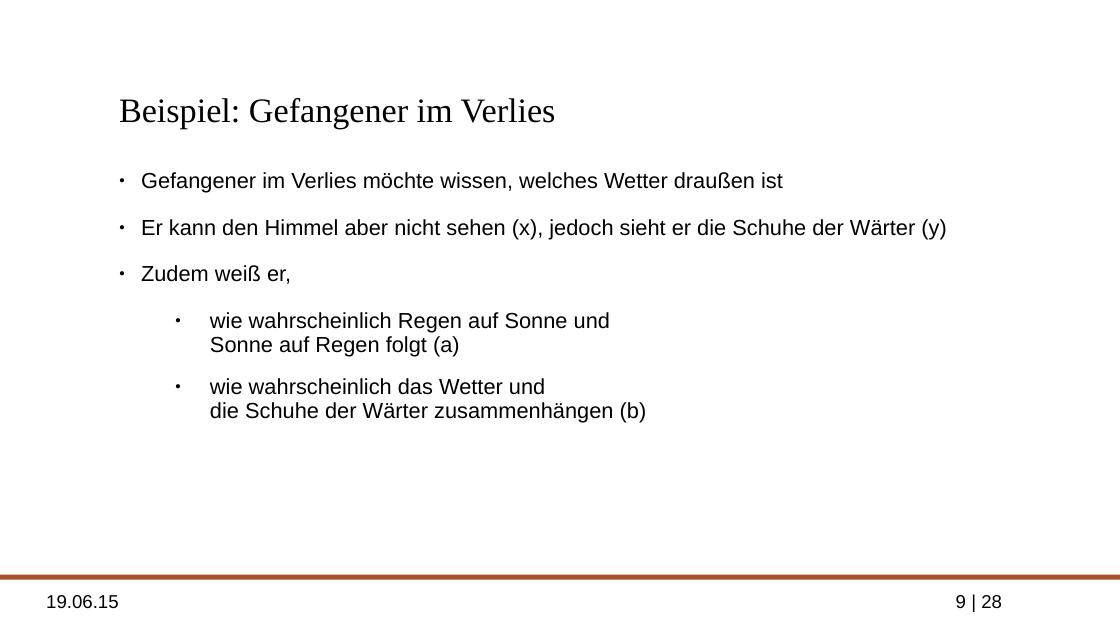
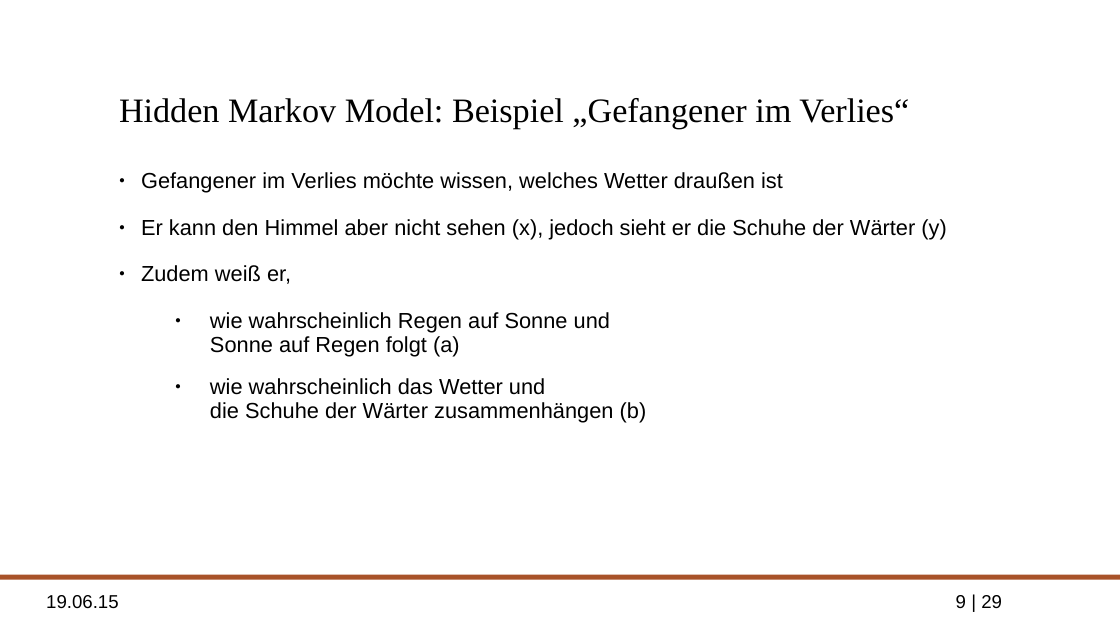
Before and after one commit to ppasler/Formale-Methoden-HMM, a slide deck: slide 9 of presentation/hidden_markov_pasler.odp. Drawn at 1120x630 pixels with LibreOffice and Linux fonts; fonts in the diff are those of the drawing; background and template pictures are left out. Boxes give left, top, right and bottom in pixels: in the first picture for what was removed or moved away, otherwise in the second. Text is boxed around its words. In the diff, an @@ line names an element or a change of style, - is before the commit and + after.

```diff
--- a/presentation/hidden_markov_pasler.odp
+++ b/presentation/hidden_markov_pasler.odp
@@ title at [119,98,909,129]: text changed @@
-Beispiel: Gefangener im Verlies
+Hidden Markov Model: Beispiel „Gefangener im Verlies“
@@ page number at [956,595,1002,608]: text changed @@
-9 | 28
+9 | 29
```
Also in this commit, not shown: 11 other slides changed, 4 slides added, 3 slides removed, 2 other files.
